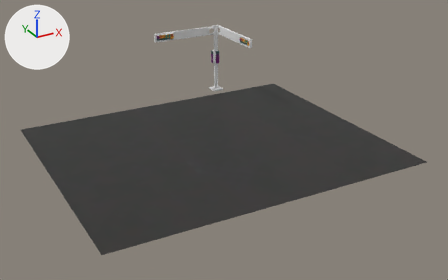
Renders of the OBJ model data/mars/maps/import/map0/blvd_kfcn.obj from each side of a commit.
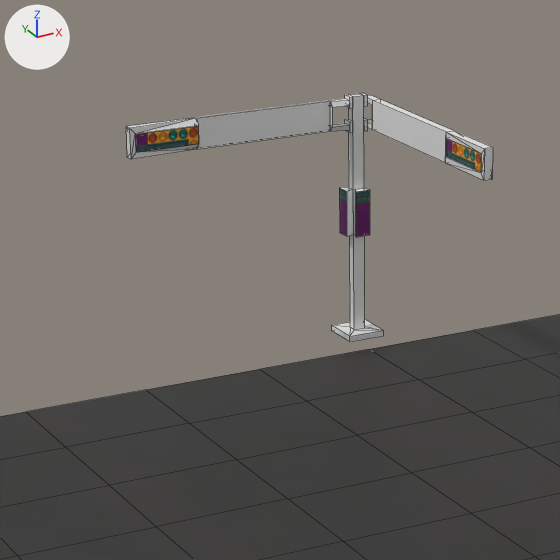
Old and new are each drawn whole from a 50 mm camera at (-1.32, -2.66, 1.28) aimed at (0.03, -0.2, 0.04) and again close up on the part from 27% to 60% of the width and 0% to 54% of the height. Lighting does not change. The marker at upper left points along +X, +Y and +Z. The close-ups show mesh edges as thin lines. Where no turn or scale is listed for an object, it has been applied to the vertices.

The scene before the commit, as lines of its bpy script (objects in view):
```python
me_blvd_kfcn_plane_005 = bpy.data.meshes.new('blvd_kfcn_Plane.005')
me_blvd_kfcn_plane_005.from_pydata(...)  # 225 vertices, 198 faces; spans x -0.8..0.8, y -0.8..0.61, z 0.0..0.42
# faces by material slot: [130, 68]
me_blvd_kfcn_plane_005.materials.append(mat_marsnull)  # white #e7e7e7
me_blvd_kfcn_plane_005.materials.append(mat_marscity_004)  # picture img_marscity_tga
ob_blvd_kfcn_plane_005 = bpy.data.objects.new('blvd_kfcn_Plane.005', me_blvd_kfcn_plane_005)
ob_blvd_kfcn_plane_005.location = (0.0, 0.0, 0.0)
```
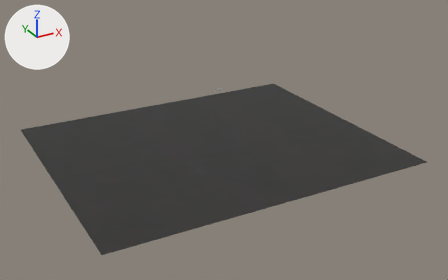
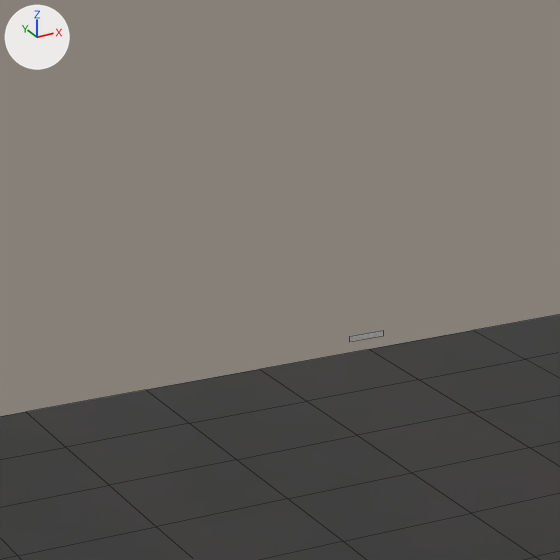
Boxes (x1, y1, x2, y2) around the edits, measured in the close-ups (560 x 560 px):
'blvd_kfcn_Plane.005', reshaped: before (0, 93, 560, 560); after (0, 314, 560, 560)
part 1 of me_blvd_kfcn_plane_005, deleted: before (126, 93, 493, 237)
part 2 of me_blvd_kfcn_plane_005, deleted: before (332, 94, 383, 342)

Patch to the scene script:
```diff
--- a/data/mars/maps/import/map0/blvd_kfcn.obj.py
+++ b/data/mars/maps/import/map0/blvd_kfcn.obj.py
@@ me_blvd_kfcn_plane_005 @@
 # used by ob_blvd_kfcn_plane_005; location = (0.0, 0.0, 0.0)
-me_blvd_kfcn_plane_005.from_pydata(...)  # 225 vertices, 198 faces; spans x -0.8..0.8, y -0.8..0.61, z 0.0..0.42
+me_blvd_kfcn_plane_005.from_pydata(...)  # 85 vertices, 65 faces; spans x -0.8..0.8, y -0.8..0.54, z 0.0..0.03
+# me_blvd_kfcn_plane_005 part 1: 10 loose pieces with 128 vertices, spanning x 0.01..0.43, y 0.2..0.59, z 0.19..0.42, are deleted
+# me_blvd_kfcn_plane_005 part 2
+# 12 vertices are removed from x 0.37..0.43, y 0.57..0.61, z 0.02..0.42
+# 17 faces are deleted
 me_blvd_kfcn_plane_005.materials.append(mat_marsnull)
```
